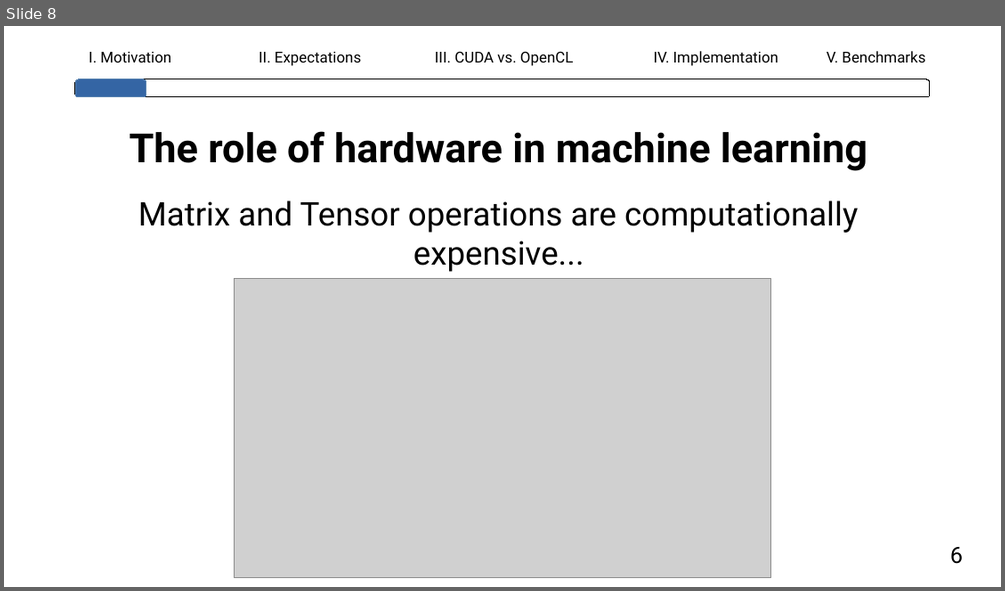
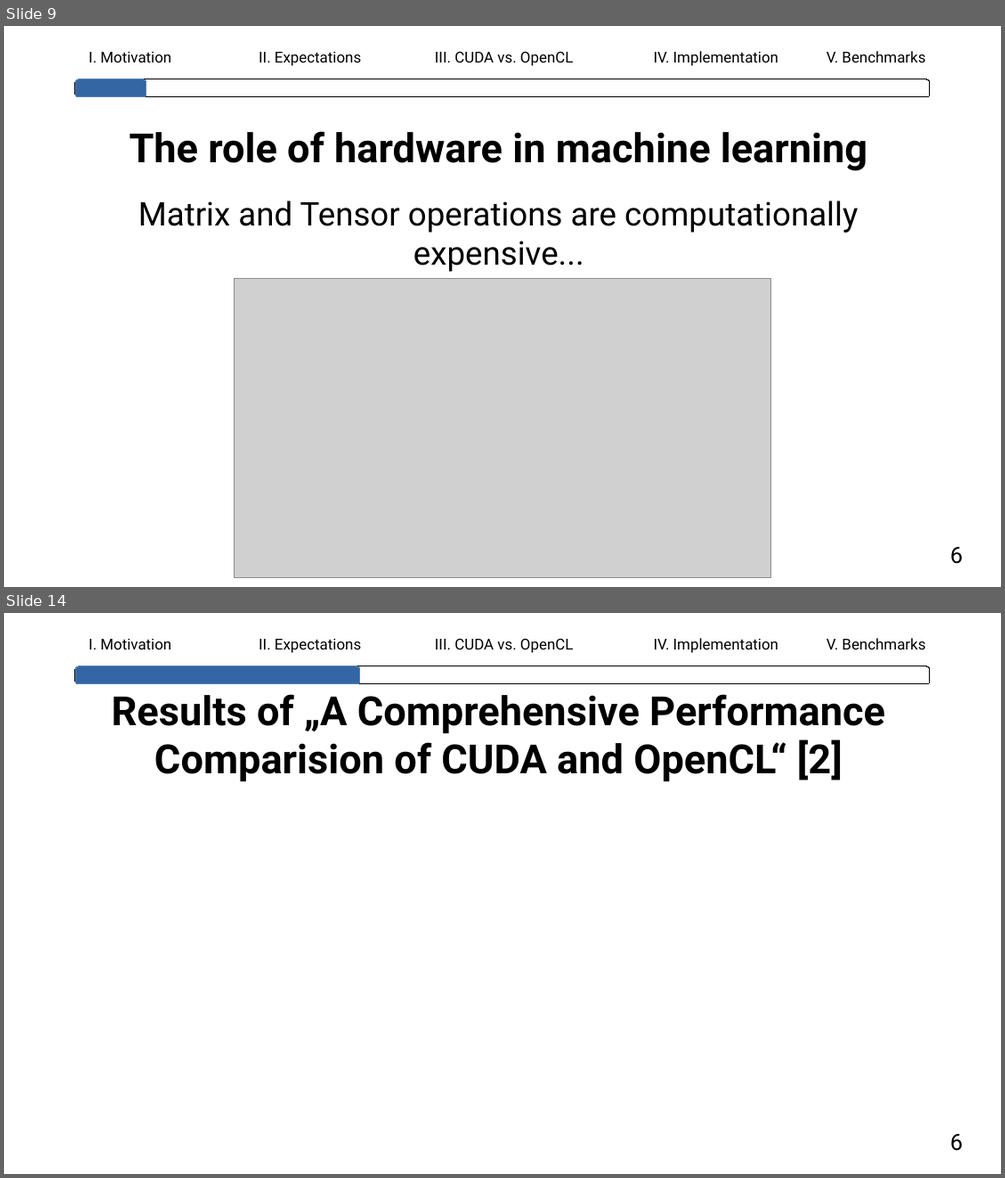
Before and after one commit to lhahner/opti-perf, a slide deck: docs/presentation/final-presentation.odp. Shown one above the other, each under a label of ours: slide 8 before the commit, slides 9 and 14 after it; the slides between them are not shown. The pictures are 1005x591 and 1005x1178 pixels, drawn with LibreOffice and Linux fonts; fonts in the diff are those of the drawing; grey boxes stand for pictures. Boxes give left, top, right and bottom in pixels: in the first picture for what was removed or moved away, otherwise in the second. Text is boxed around its words. In the diff, an @@ line names an element or a change of style, - is before the commit and + after.

```diff
--- a/docs/presentation/final-presentation.odp
+++ b/docs/presentation/final-presentation.odp
@@ slide 14 added at <box>4,613,1001,1174</box>, background #FFFFFF @@
@@ text added at <box>89,639,171,649</box>, 12 pt, text #000000 @@
+I. Motivation
@@ text added at <box>259,639,361,653</box>, 12 pt, text #000000 @@
+II. Expectations
@@ text added at <box>435,638,574,653</box>, 12 pt, text #000000 @@
+III. CUDA vs. OpenCL
@@ text added at <box>654,638,778,653</box>, 12 pt, text #000000 @@
+IV. Implementation
@@ text added at <box>826,638,925,649</box>, 12 pt, text #000000 @@
+V. Benchmarks
@@ rounded rectangle added at <box>75,666,930,684</box>, fill #FFFFFF, outline #000000 0 pt @@
@@ rounded rectangle added at <box>75,666,360,684</box>, fill #3465A4, outline #5983B0 0 pt @@
@@ title added at <box>112,694,885,782</box>, 32 pt, text #000000, bold @@
+Results of „A Comprehensive Performance Comparision of CUDA and OpenCL“ [2]
@@ text added at <box>950,1134,963,1151</box>, 18 pt, text #000000 @@
+6
@@ what was slide 8 is now slide 9 @@
```
Also in this commit, not shown: 20 other slides added, 2 other files.
